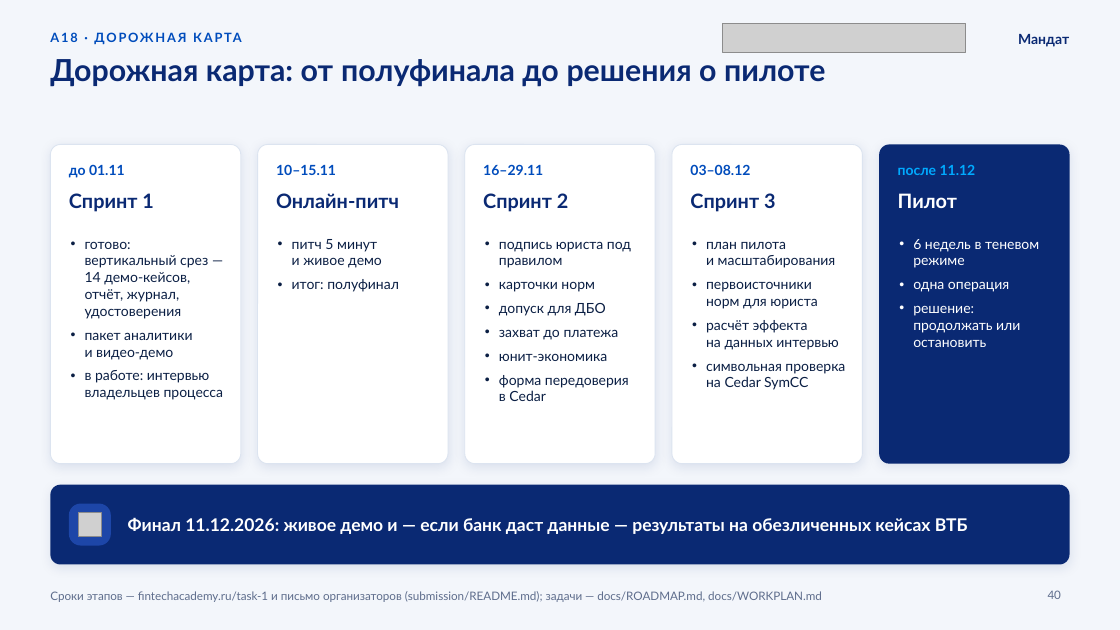
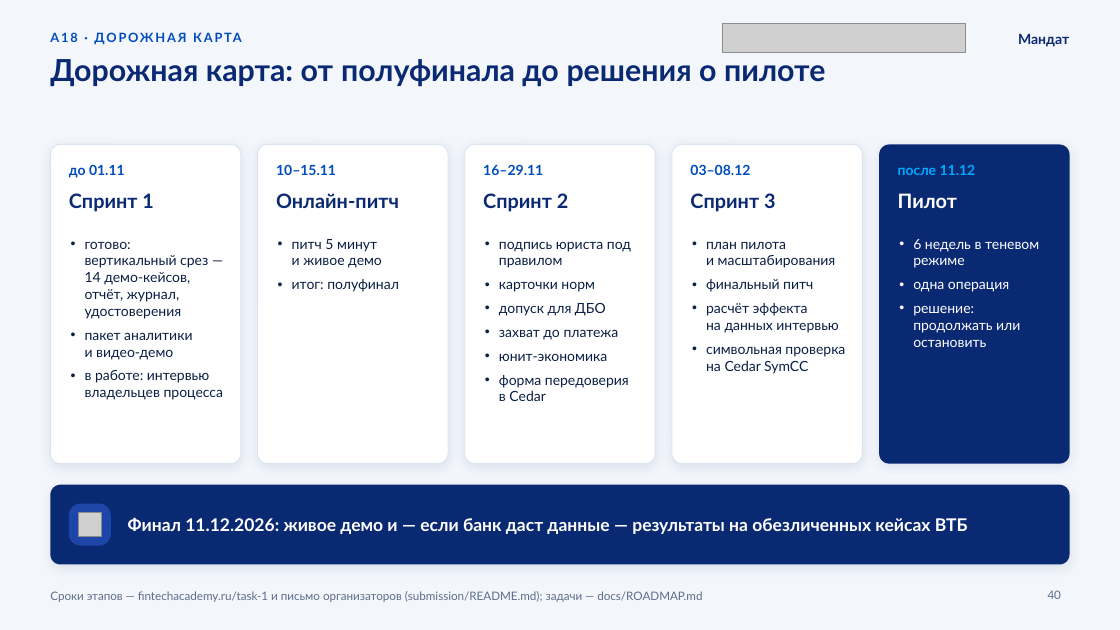
Before and after one commit to KonkovDV/Mandat, a slide deck: slide 40 of submission/slides/Mandat_VTB.pptx. Drawn at 1120x630 pixels with LibreOffice and Linux fonts; fonts in the diff are those of the drawing; grey boxes stand for pictures; background and template pictures are left out. Boxes give left, top, right and bottom in pixels: in the first picture for what was removed or moved away, otherwise in the second. Text is boxed around its words. In the diff, an @@ line names an element or a change of style, - is before the commit and + after.

```diff
--- a/submission/slides/Mandat_VTB.pptx
+++ b/submission/slides/Mandat_VTB.pptx
@@ text at (706, 279, 813, 292): text changed @@
-• первоисточники норм для юриста
+• финальный питч
@@ text at (50, 591, 702, 602): text changed @@
-Сроки этапов — fintechacademy.ru/task-1 и письмо организаторов (submission/README.md); задачи — docs/ROADMAP.md, docs/WORKPLAN.md
+Сроки этапов — fintechacademy.ru/task-1 и письмо организаторов (submission/README.md); задачи — docs/ROADMAP.md
```
Also in this commit, not shown: 11 other slides changed, 9 other files.
